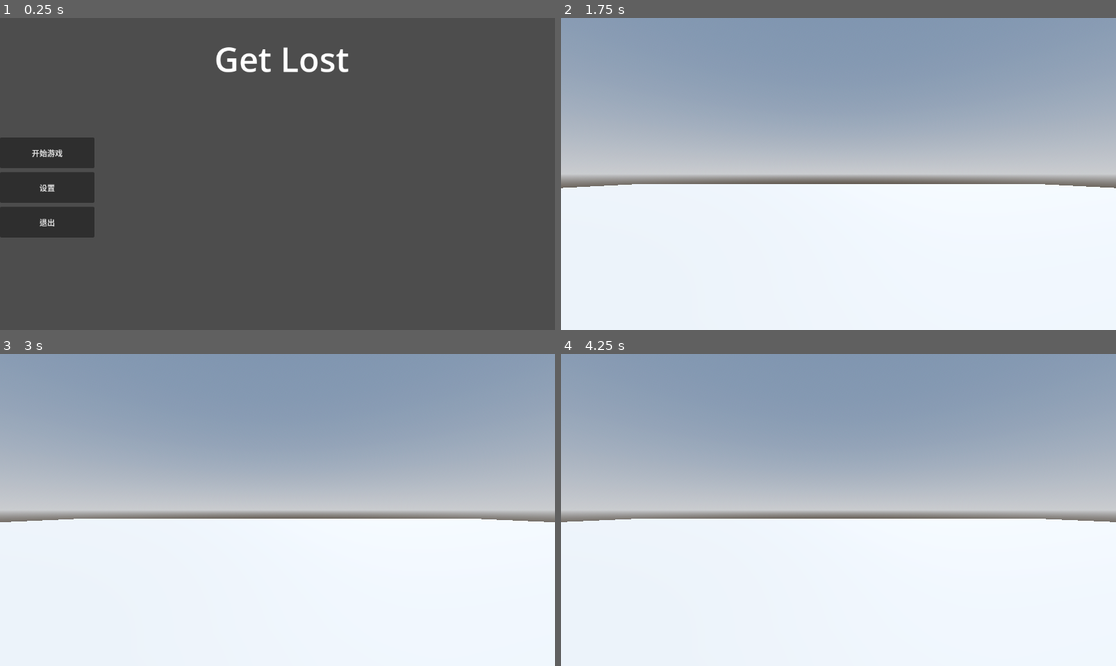
Above: before the commit, frames 1-4 (two rows, left to right).
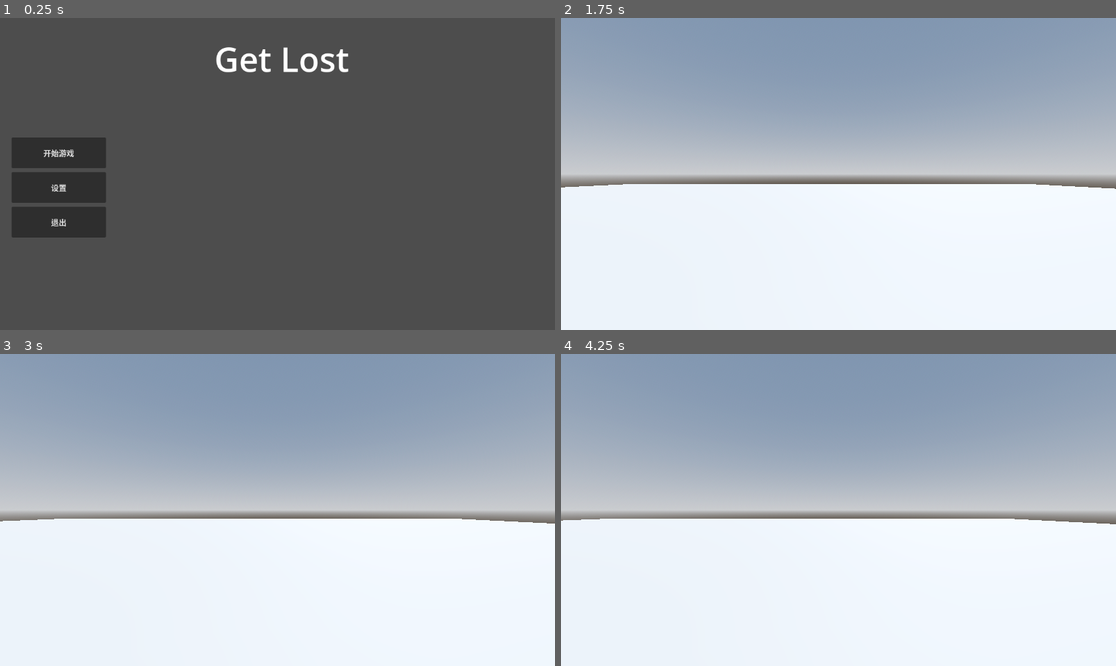
Above: after the commit, the same moments.

Repository: maxmilk2197/Get_Lost
Game: Godot game, scene res://场景/菜单/主菜单.tscn
The game is run twice, just before and just after one commit, with the same random seed, the same clock (stepped at 60 frames per second) and the same inputs.
Inputs:
- Up to frame 1 (0.25 s): no input
- Up to frame 2 (1.75 s): click "开始游戏" at 0.5 s; tap Enter (ui_accept) at 1.25, 1.35, 1.52 s; hold D (right, bound only after the commit) from 1.28 s (still down)
- Up to frame 3 (3 s): tap Enter (ui_accept) at 1.82, 2.1, 2.27, 2.57, 2.85 s; release D (right, bound only after the commit) at 2.03 s; hold S (backward) 2.03-2.78 s; hold D (right, bound only after the commit) from 2.78 s (still down)
- Up to frame 4 (4.25 s): tap Enter (ui_accept) at 3.5, 3.6, 3.77, 4.07 s; release D (right, bound only after the commit) at 3.53 s; hold W (forward) from 3.53 s (still down)

The runs differ from the first frame. In frame 1, 1.5% of the frame differs, in the area x 0-20%, y 38-71%; in frame 2, less than 0.1%; in frame 3, 0.1%; in frame 4, 0.1%.

Commit message:
发现并修改移动问题

Diff:
--- a/project.godot
+++ b/project.godot
@@ -19,12 +19,12 @@
 
 left={
 "deadzone": 0.2,
-"events": [Object(InputEventKey,"resource_local_to_scene":false,"resource_name":"","device":0,"window_id":0,"alt_pressed":false,"shift_pressed":false,"ctrl_pressed":false,"meta_pressed":false,"pressed":false,"keycode":0,"physical_keycode":4194312,"key_label":0,"unicode":0,"location":0,"echo":false,"script":null)
+"events": [Object(InputEventKey,"resource_local_to_scene":false,"resource_name":"","device":-1,"window_id":0,"alt_pressed":false,"shift_pressed":false,"ctrl_pressed":false,"meta_pressed":false,"pressed":false,"keycode":0,"physical_keycode":65,"key_label":0,"unicode":97,"location":0,"echo":false,"script":null)
 ]
 }
 right={
 "deadzone": 0.2,
-"events": [Object(InputEventKey,"resource_local_to_scene":false,"resource_name":"","device":0,"window_id":0,"alt_pressed":false,"shift_pressed":false,"ctrl_pressed":false,"meta_pressed":false,"pressed":false,"keycode":0,"physical_keycode":4194312,"key_label":0,"unicode":0,"location":0,"echo":false,"script":null)
+"events": [Object(InputEventKey,"resource_local_to_scene":false,"resource_name":"","device":-1,"window_id":0,"alt_pressed":false,"shift_pressed":false,"ctrl_pressed":false,"meta_pressed":false,"pressed":false,"keycode":0,"physical_keycode":68,"key_label":0,"unicode":100,"location":0,"echo":false,"script":null)
 ]
 }
 forward={
--- a/场景/菜单/主菜单.tscn
+++ b/场景/菜单/主菜单.tscn
@@ -26,8 +26,9 @@
 anchors_preset = 4
 anchor_top = 0.5
 anchor_bottom = 0.5
+offset_left = 24.0
 offset_top = -132.0
-offset_right = 196.0
+offset_right = 220.0
 offset_bottom = 188.0
 grow_vertical = 2
 script = ExtResource("1_n63j1")
--- a/脚本/游戏中/角色/移动.gd
+++ b/脚本/游戏中/角色/移动.gd
@@ -1,8 +1,8 @@
 extends CharacterBody3D
 
 
-@export var speed = 5.0
-@export var jump_velocity = 4.5
+@export var 速度 = 5.0
+@export var 跳跃速度 = 4.5
 
 
 func _physics_process(delta: float) -> void:
@@ -12,17 +12,17 @@
 
 	# Handle jump.
 	if Input.is_action_just_pressed("ui_accept") and is_on_floor():
-		velocity.y = jump_velocity
+		velocity.y = 跳跃速度
 
 	# Get the input direction and handle the movement/deceleration.
 	# As good practice, you should replace UI actions with custom gameplay actions.
 	var input_dir := Input.get_vector("left", "right", "forward", "backward")
 	var direction := (transform.basis * Vector3(input_dir.x, 0, input_dir.y)).normalized()
 	if direction:
-		velocity.x = direction.x * speed
-		velocity.z = direction.z * speed
+		velocity.x = direction.x * 速度
+		velocity.z = direction.z * 速度
 	else:
-		velocity.x = move_toward(velocity.x, 0, speed)
-		velocity.z = move_toward(velocity.z, 0, speed)
+		velocity.x = move_toward(velocity.x, 0, 速度)
+		velocity.z = move_toward(velocity.z, 0, 速度)
 
 	move_and_slide()
